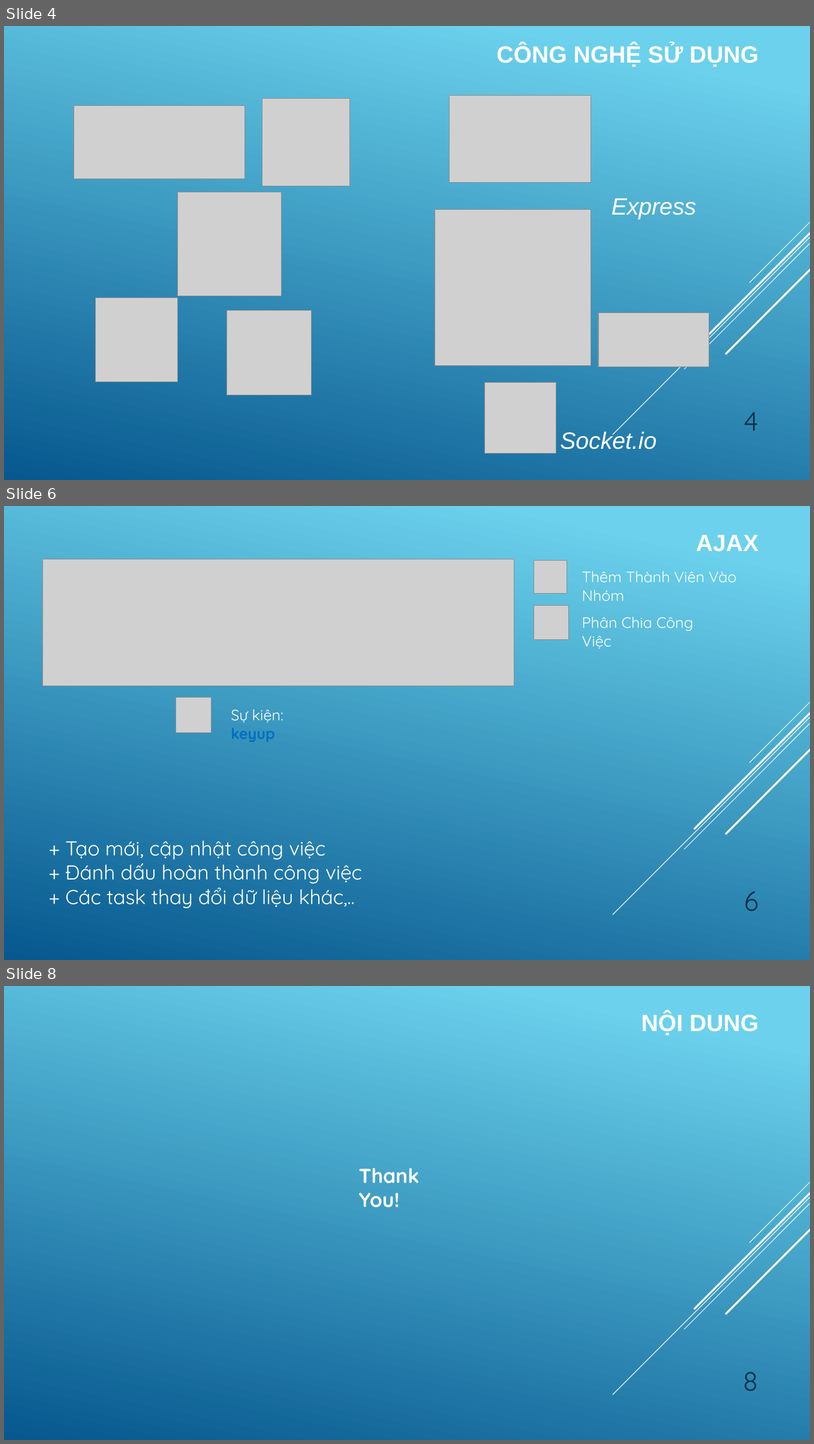
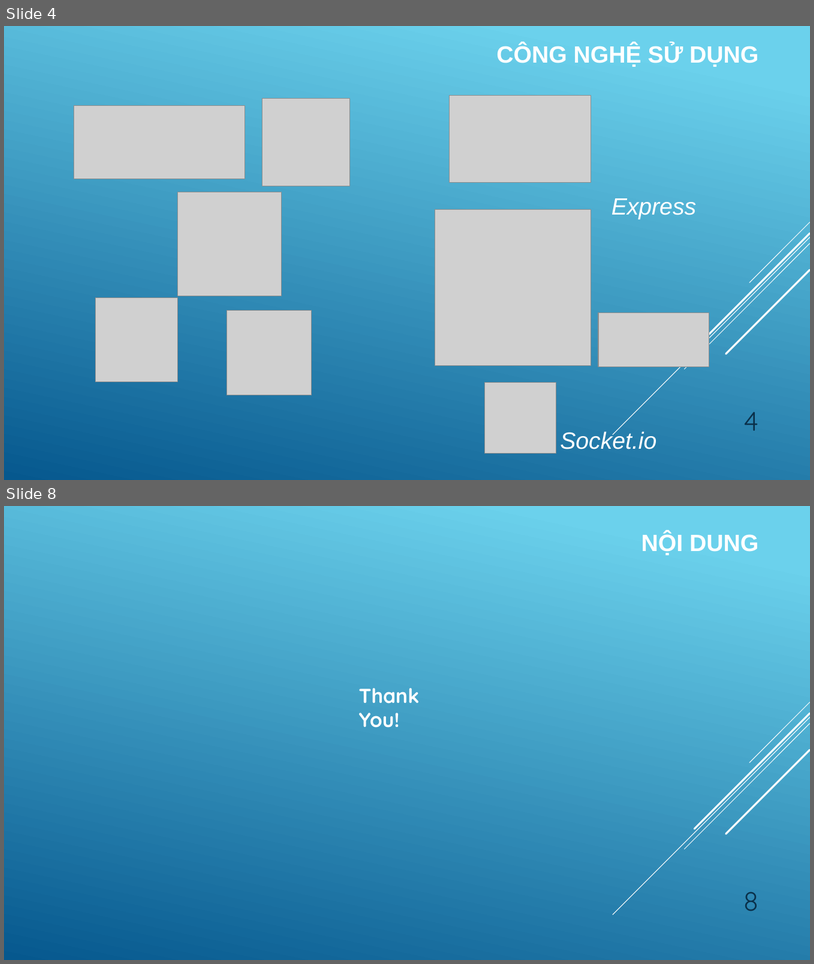
Before and after one commit to quangdat99/btl, a slide deck: Slide.pptx. Shown one above the other, each under a label of ours: slides 4, 6 and 8 before the commit, slides 4 and 8 after it; the slides between them are not shown. The pictures are 814x1444 and 814x964 pixels, drawn with LibreOffice and Linux fonts; fonts in the diff are those of the drawing; grey boxes stand for pictures. Boxes give left, top, right and bottom in pixels: in the first picture for what was removed or moved away, otherwise in the second. Text is boxed around its words. In the diff, an @@ line names an element or a change of style, - is before the commit and + after.

```diff
--- a/Slide.pptx
+++ b/Slide.pptx
@@ slide 6 removed at bbox=[4, 506, 810, 960], background gradient #6ED2EB to #06588E; not listed: 5 template elements that a slide beside it also shows @@
@@ text removed at bbox=[696, 535, 759, 552] @@
-AJAX
@@ picture removed at bbox=[43, 559, 515, 685] @@
@@ picture removed at bbox=[534, 561, 567, 593] @@
@@ text removed at bbox=[582, 571, 737, 601] @@
-Thêm Thành Viên Vào Nhóm
@@ picture removed at bbox=[534, 605, 569, 640] @@
@@ text removed at bbox=[582, 616, 694, 649] @@
-Phân Chia Công Việc
@@ picture removed at bbox=[176, 697, 212, 733] @@
@@ text removed at bbox=[231, 709, 284, 742] @@
-Sự kiện: keyup
@@ text removed at bbox=[65, 840, 362, 908] @@
-+ Tạo mới, cập nhật công việc
-+ Đánh dấu hoàn thành công việc
-+ Các task thay đổi dữ liệu khác,..
@@ page number removed at bbox=[744, 891, 759, 911] @@
-6
```
Also in this commit, not shown: 3 slides changed, 7 slides added, 1 other slide removed, 10 other files.
